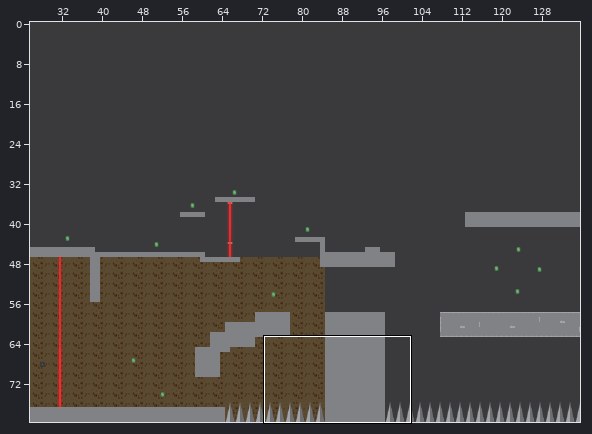
Tiled map, stored at assets/Tilemaps/Map2.tmx. Above: a wide view before the commit, with the close-up outlined.
Close-up. As it was:
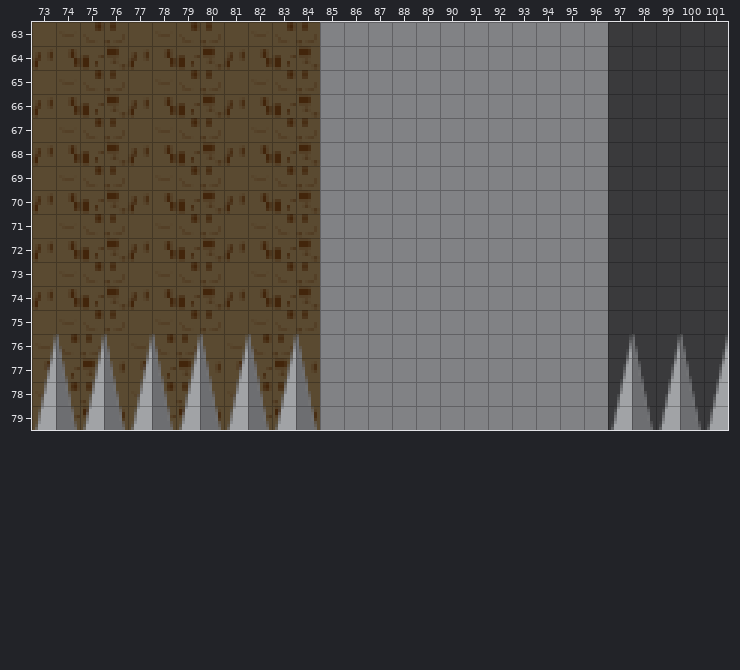
Cells are 8x8 px. Shown: x 73..101, y 63..79. The commit also changed other parts of the map, which this record leaves out.
The same view after the edit:
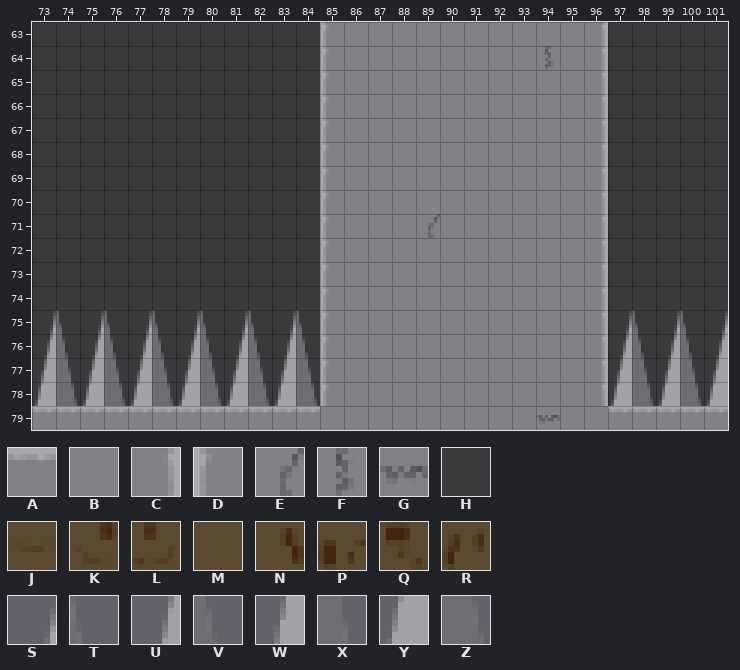
Key: from "tileset1": A 0, B 3, C 8, D 9, E 10, F 11, G 11 turned 90, H 19, J 32, K 33, L 34, M 35, N 40, P 41, Q 42, R 43; from "tileset2": S 78, T 79, U 94, V 95, W 110, X 111, Y 126, Z 127.
_ is an empty cell, # one hidden under a higher layer.
Tiles replaced or removed in this view: B, J, K, L, M, N, P, Q, R, S, T, U, V, W, X, Y, Z.
Changes in this commit:
Changed rows in their new state; . is an unchanged cell.
Layer "BG":
first column x 73:
63 HHHHHHHHHHHH
64 HHHHHHHHHHHH
65 HHHHHHHHHHHH
66 HHHHHHHHHHHH
67 HHHHHHHHHHHH
68 HHHHHHHHHHHH
69 HHHHHHHHHHHH
70 HHHHHHHHHHHH
71 HHHHHHHHHHHH
72 HHHHHHHHHHHH
73 HHHHHHHHHHHH
74 HHHHHHHHHHHH
75 HHHHHHHHHHHH
76 HHHHHHHHHHHH
77 HHHHHHHHHHHH
78 HHHHHHHHHHHH
79 ############
Layer "Hazard":
first column x 73:
75 STSTSTSTSTST............STSTS
76 UVUVUVUVUVUV............UVUVU
77 WXWXWXWXWXWX............WXWXW
78 YZYZYZYZYZYZ............YZYZY
79 ############............#####
Layer "Terrain":
first column x 73:
63 ............D..........C.....
64 ............D........F.C.....
65 ............D..........C.....
66 ............D..........C.....
67 ............D..........C.....
68 ............D..........C.....
69 ............D..........C.....
70 ............D..........C.....
71 ............D...E......C.....
72 ............D..........C.....
73 ............D..........C.....
74 ............D..........C.....
75 ............D..........C.....
76 ............D..........C.....
77 ............D..........C.....
78 ............D..........C.....
79 AAAAAAAAAAAA.........G..AAAAA
